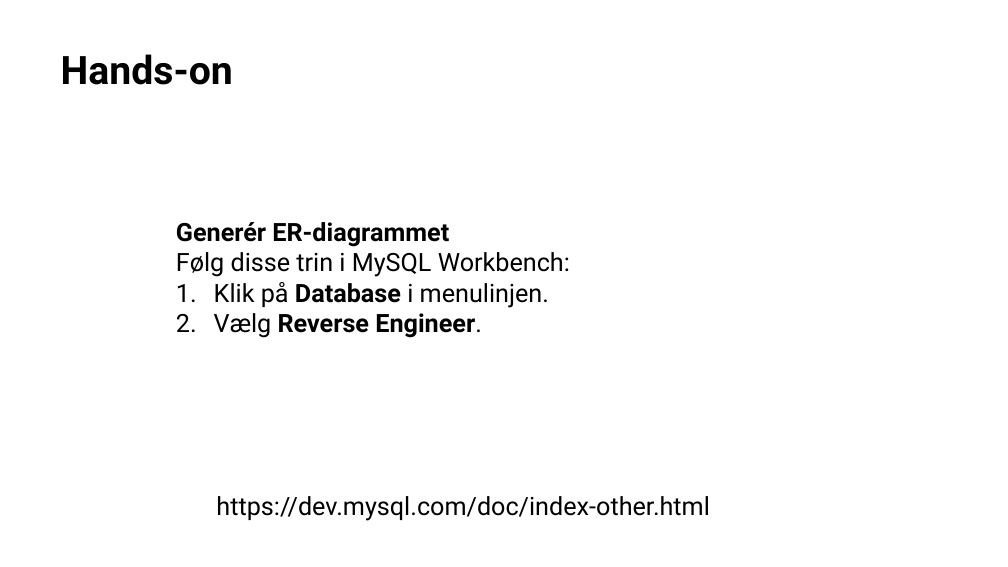
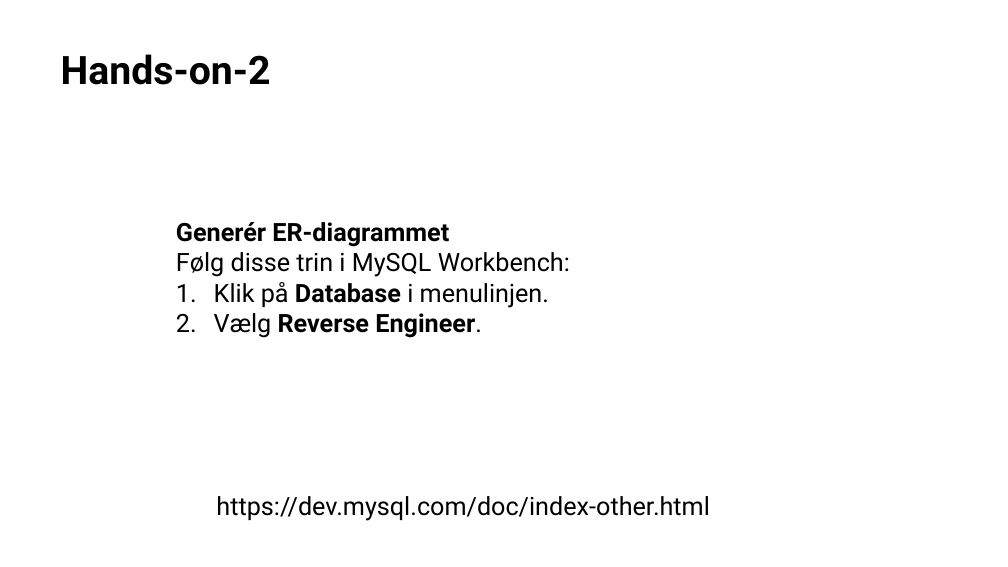
Before and after one commit to xiaoleibi/DMU26, a slide deck: slide 47 of DBPPT/DB Gang1og2.pptx (slide 42 before the commit). Drawn at 1008x567 pixels with LibreOffice and Linux fonts; fonts in the diff are those of the drawing. Boxes give left, top, right and bottom in pixels: in the first picture for what was removed or moved away, otherwise in the second. Text is boxed around its words. In the diff, an @@ line names an element or a change of style, - is before the commit and + after.

```diff
--- a/DBPPT/DB Gang1og2.pptx
+++ b/DBPPT/DB Gang1og2.pptx
@@ title at (x1=61, y1=54, x2=271, y2=85): text changed @@
-Hands-on
+Hands-on-2
```
Also in this commit, not shown: 6 other slides changed, 4 slides added, 2 other files.
